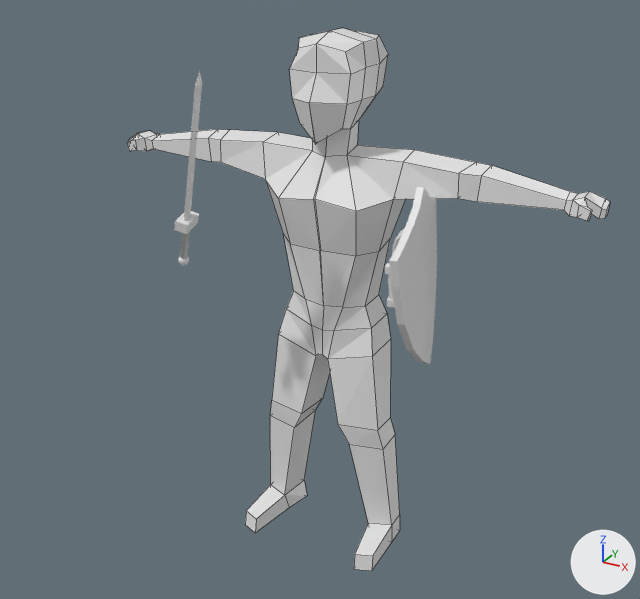
Renders of the Blender file gladiator.blend from each side of a commit.
Rendered twice from a camera (50 mm lens) standing at (10.64, -20.17, 17.42) and looking at (1.35, -3.29, 8.98). Every picture has the same lights, and +X, +Y and +Z are marked at lower right. Mesh edges are drawn as thin lines on the coarser meshes.

In view in the first picture: 'Char', 'Shield', 'Sword'.
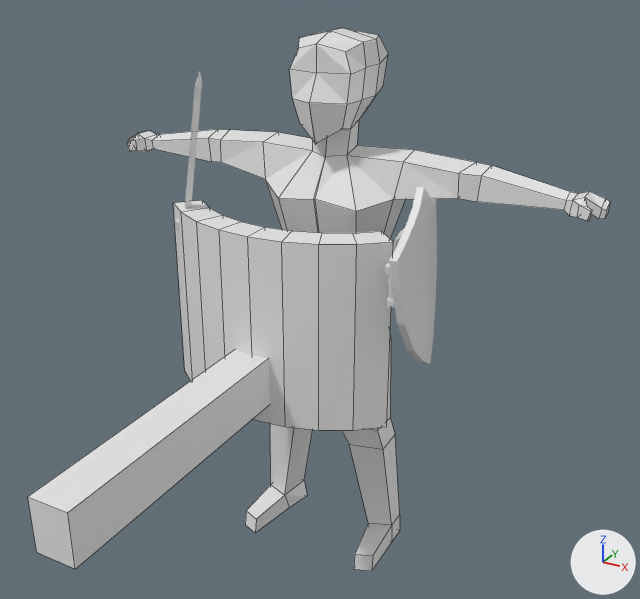
Changed parts and their boxes (x1, y1, x2, y2) in the pictures (640 x 599 px):
```json
{"object": "ShieldHitbox", "change": "added", "after": [173, 200, 393, 430]}
{"object": "StabHitbox", "change": "added", "after": [28, 350, 270, 569]}
```

The change, as JSON lines over the scene's bpy script:
```json
{"op": "add", "block": "me_shieldhitbox", "code": ["me_shieldhitbox = bpy.data.meshes.new('ShieldHitbox')", "me_shieldhitbox.from_pydata(...)  # 36 vertices, 34 faces; spans x -0.982..-0.574, y -0.695..0.695, z -2.435..-1.334"]}
{"op": "add", "block": "me_stabhitbox", "code": ["me_stabhitbox = bpy.data.meshes.new('StabHitbox')", "me_stabhitbox.from_pydata(...)  # a box spanning x -0.48..0.48, y -11.0..-2.5, z 6.37..7.63"]}
{"op": "add", "block": "ob_shieldhitbox", "code": ["ob_shieldhitbox = bpy.data.objects.new('ShieldHitbox', me_shieldhitbox)", "ob_shieldhitbox.location = (0.0, 0.0, 0.0)", "ob_shieldhitbox.rotation_euler = (0.0, 0.0, -7.844)  # degrees (0, 0, 271)", "ob_shieldhitbox.scale = (-4.37, -4.37, -4.37)"]}
{"op": "add", "block": "ob_stabhitbox", "code": ["ob_stabhitbox = bpy.data.objects.new('StabHitbox', me_stabhitbox)", "ob_stabhitbox.location = (0.0, 0.0, 0.0)"]}
```
